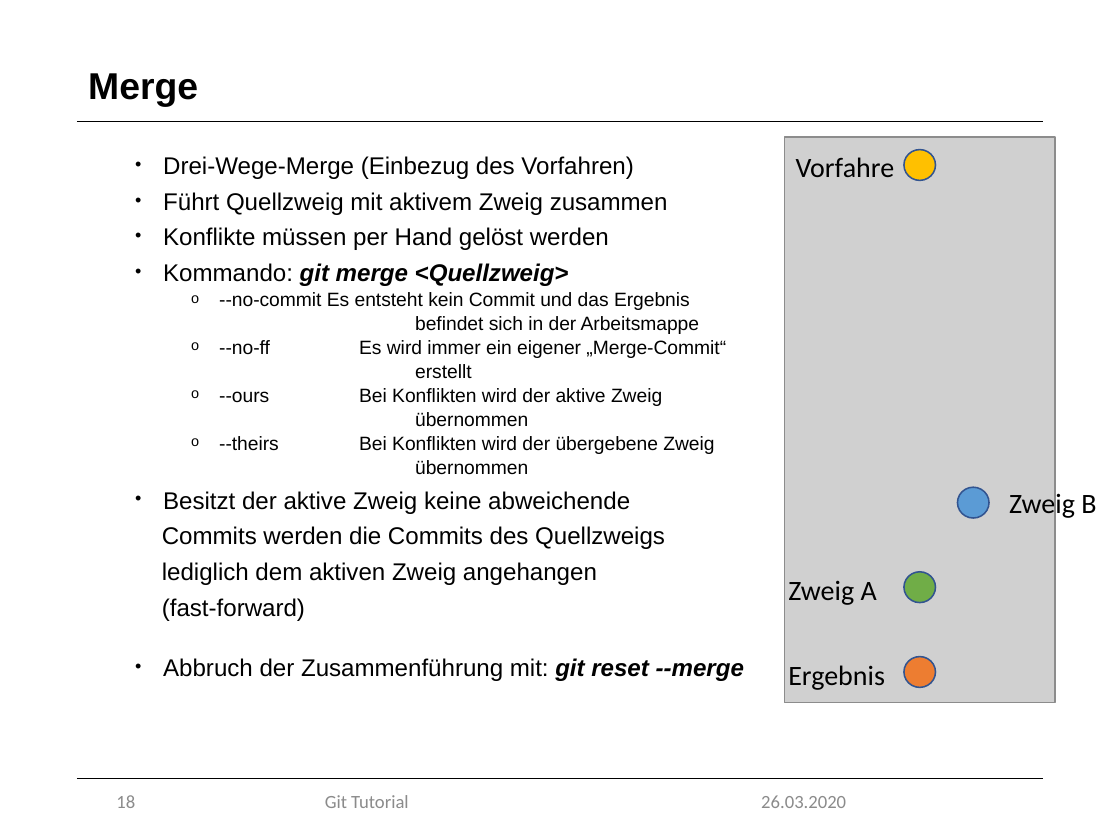
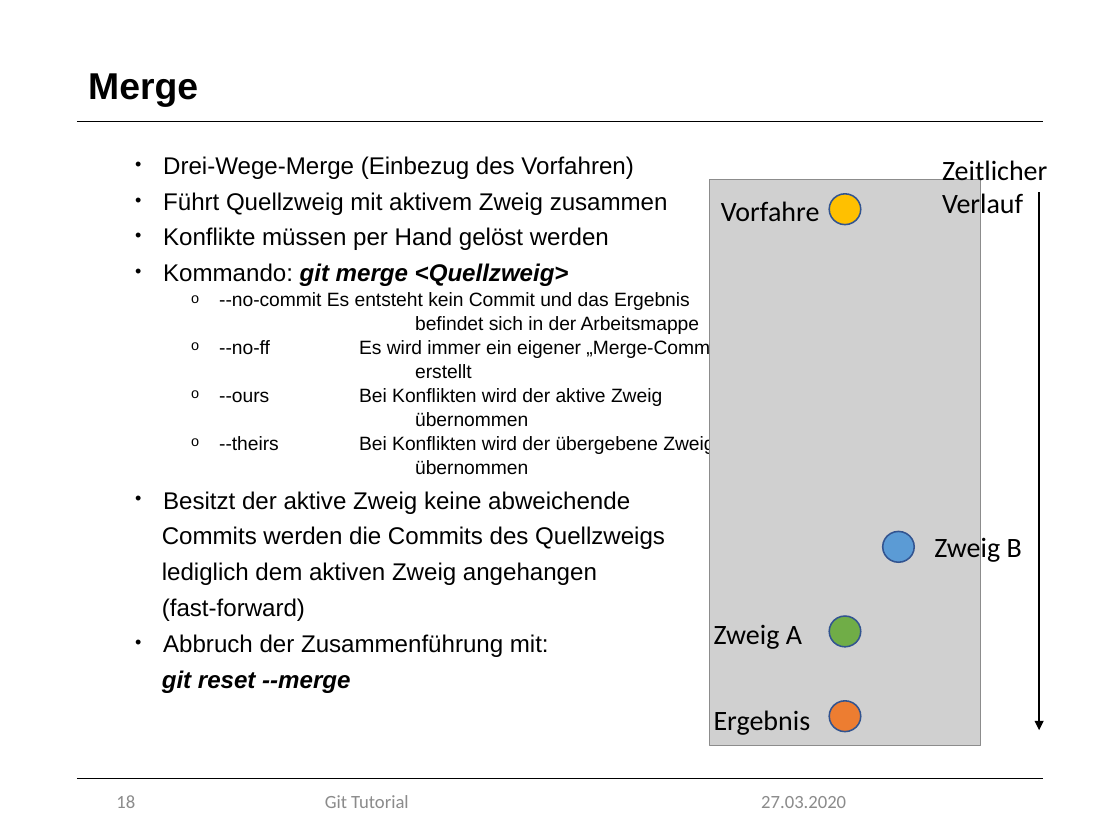
Before and after one commit to marcretzlaff/projektarbeit, a slide deck: slide 18 of Präsentation-90min/Präsentation-90min.pptx. Drawn at 1120x840 pixels with LibreOffice and Linux fonts; fonts in the diff are those of the drawing; grey boxes stand for pictures; background and template pictures are left out. Boxes give left, top, right and bottom in pixels: in the first picture for what was removed or moved away, otherwise in the second. Text is boxed around its words. In the diff, an @@ line names an element or a change of style, - is before the commit and + after.

```diff
--- a/Präsentation-90min/Präsentation-90min.pptx
+++ b/Präsentation-90min/Präsentation-90min.pptx
@@ text added at <box>942,160,1047,220</box>, 18 pt, text #000000 @@
+Zeitlicher Verlauf
@@ 4 texts, 4 ellipses, 1 picture: place and size @@
-4 texts, 4 ellipses, 1 picture at <box>785,137,1096,703</box>
+4 texts, 4 ellipses, 1 picture at <box>710,180,1022,745</box>
@@ arrow added from (1039, 193) to (1039, 730), #000000 1.5 pt @@
@@ text at <box>162,634,549,693</box>: text changed @@
-• Abbruch der Zusammenführung mit: git reset --merge
+• Abbruch der Zusammenführung mit:
+git reset --merge
@@ text at <box>761,796,846,808</box>: text changed @@
-26.03.2020
+27.03.2020
```
Also in this commit, not shown: 33 other slides changed.
